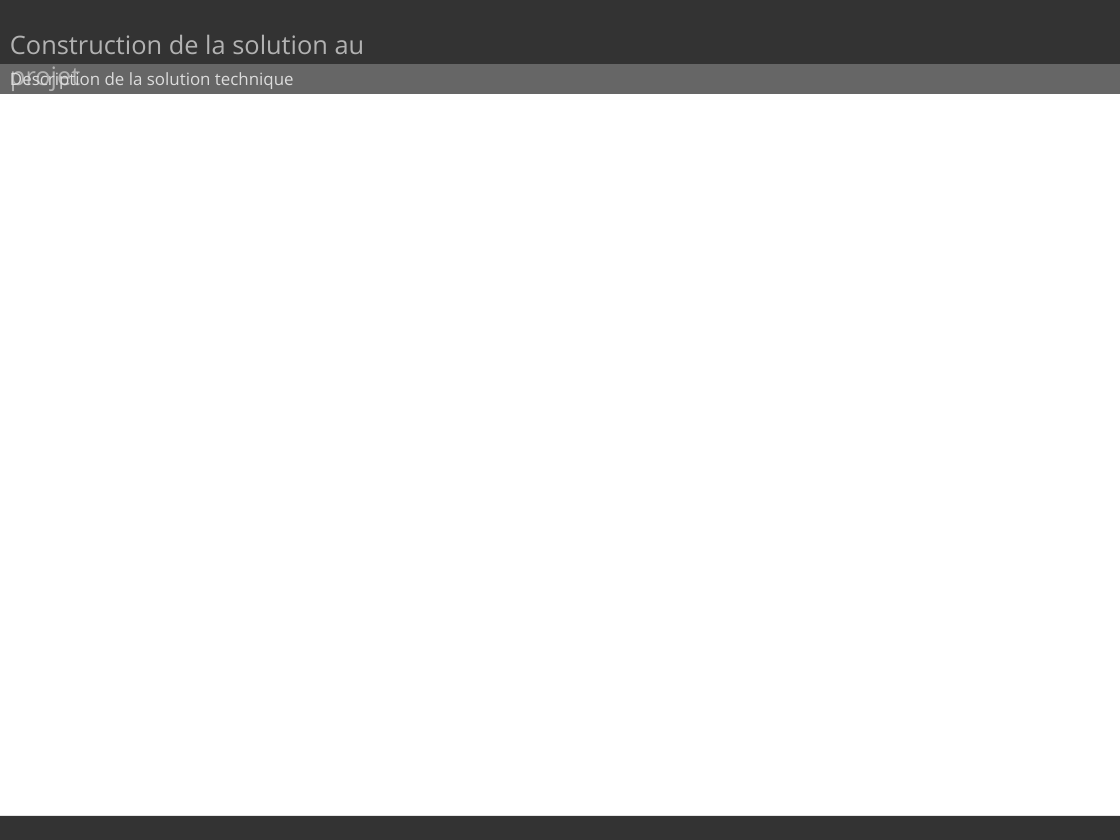
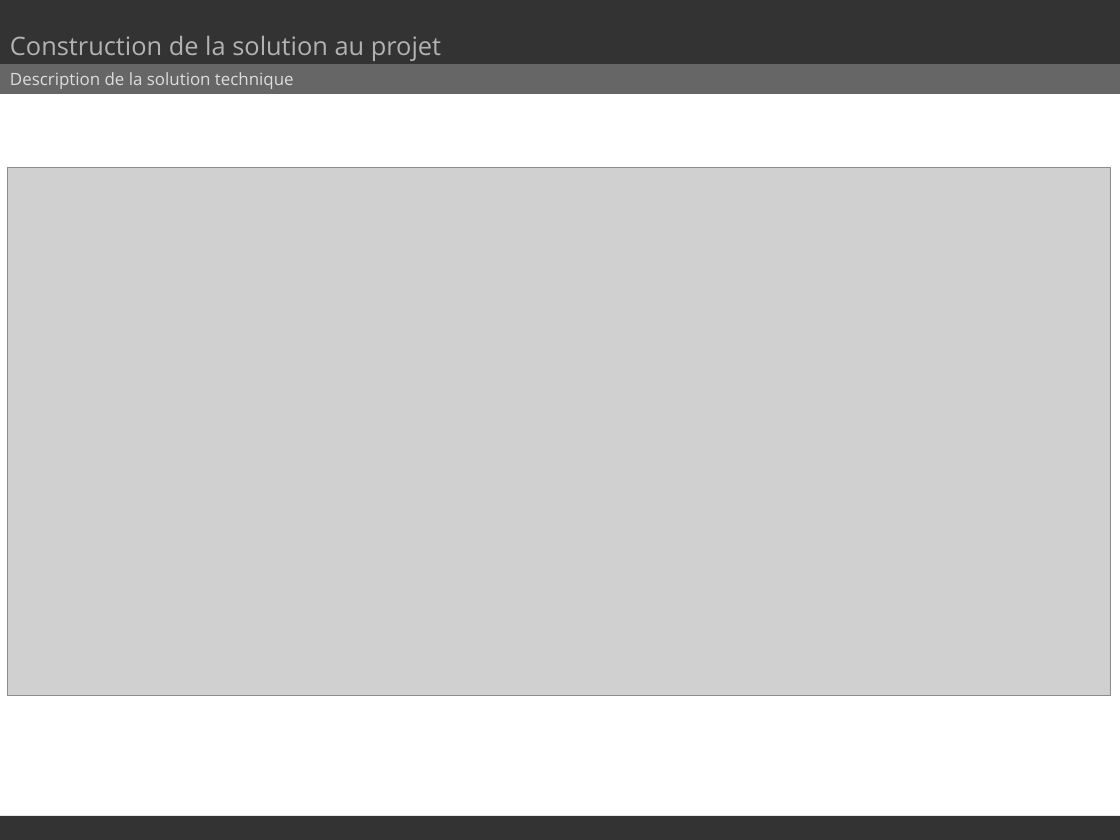
Before and after one commit to SmartLoggerManagement/SmartLogger, a slide deck: slide 7 of presentation.odp (slide 6 before the commit). Drawn at 1120x840 pixels with LibreOffice and Linux fonts; fonts in the diff are those of the drawing; grey boxes stand for pictures. Boxes give left, top, right and bottom in pixels: in the first picture for what was removed or moved away, otherwise in the second. Text is boxed around its words. In the diff, an @@ line names an element or a change of style, - is before the commit and + after.

```diff
--- a/presentation.odp
+++ b/presentation.odp
@@ text "Construction de la solution au ..." rewrapped from <box>10,35,365,91</box> to <box>10,36,441,61</box> @@
@@ picture added at <box>8,168,1112,695</box> @@
```
Also in this commit, not shown: 3 other slides changed, 1 slide added, 2 other files.
